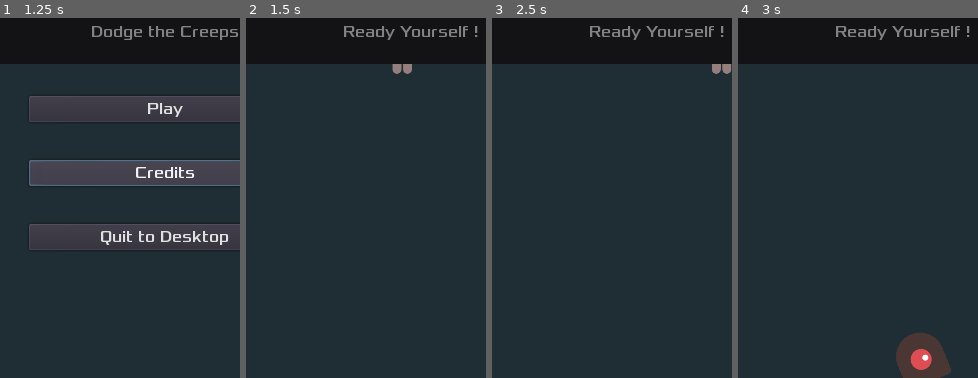
Above: before the commit, frames 1-4 (left to right).
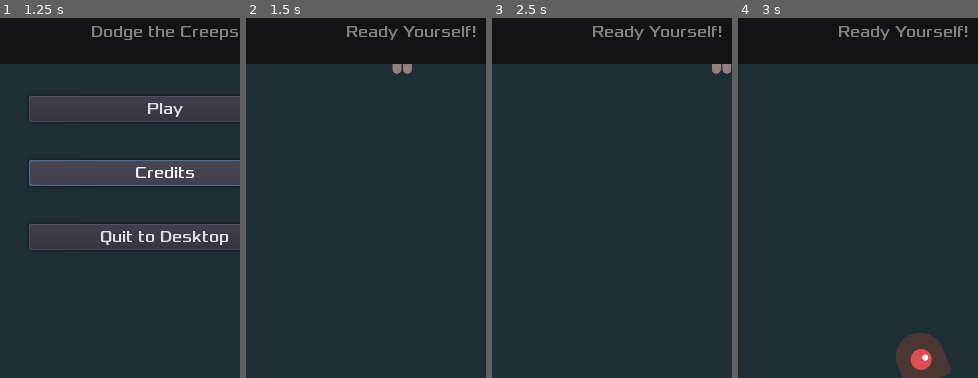
Above: after the commit, the same moments.

Repository: AlixBarreaux/dodge-the-beasties
Game: Godot game, scene res://Scenes/Main.tscn
Same seed, same stepped clock (60 frames per second), same inputs: the game is played once before the commit and once after it.
Inputs:
- Up to frame 1 (1.25 s): click "Credits" at 0.5 s
- Up to frame 2 (1.5 s): click "Play" at 1.25 s
- Up to frame 3 (2.5 s): tap Enter at 2 s; hold D (move_right) from 2.03 s (still down)
- Up to frame 4 (3 s): release D (move_right) at 2.78 s; hold S (move_down) from 2.78 s (still down)
The pictures show only the part of the screen within x 16-66%, y 48-98%; the shares and areas given below are measured in that part.

Frame 1 is identical in both runs. In frame 2, 0.9% of the frame differs, in the area x 40-97%, y 2-7%; in frame 3, 0.9%; in frame 4, 0.9%.

Commit message:
Fix translations not working (settings.gd was not autoloaded in the project settings) and replace the csv translations file with gettext implementation instead. The Translations folder has its structure modified so that it's easy to make translations packs by language.

Diff:
--- a/Scenes/GUI/CreditsButton.tscn
+++ b/Scenes/GUI/CreditsButton.tscn
@@ -18,7 +18,7 @@
 focus_neighbour_top = NodePath("../QuitToDesktopButton")
 focus_neighbour_bottom = NodePath("../QuitToDesktopButton")
 custom_fonts/font = SubResource( 1 )
-text = "CREDITS"
+text = "Credits"
 script = ExtResource( 2 )
 __meta__ = {
 "_edit_use_anchors_": false,
--- a/Scenes/GUI/HUD.tscn
+++ b/Scenes/GUI/HUD.tscn
@@ -67,7 +67,7 @@
 focus_neighbour_top = NodePath("../QuitToDesktopButton")
 focus_neighbour_bottom = NodePath("../QuitToDesktopButton")
 custom_fonts/font = SubResource( 1 )
-text = "PLAY"
+text = "Play"
 __meta__ = {
 "_edit_use_anchors_": false
 }
--- a/Scenes/GUI/QuitButton.tscn
+++ b/Scenes/GUI/QuitButton.tscn
@@ -16,7 +16,7 @@
 margin_right = 32.0
 margin_bottom = -334.0
 custom_fonts/font = SubResource( 1 )
-text = "QUIT_TO_DESKTOP"
+text = "Quit to Desktop"
 script = ExtResource( 1 )
 __meta__ = {
 "_edit_use_anchors_": false,
--- a/Scripts/hud.gd
+++ b/Scripts/hud.gd
@@ -22,7 +22,7 @@
 
 
 func show_game_over() -> void:
-	show_message("GAME_OVER_MESSAGE")
+	show_message("Game Over!")
 	yield($MessageTimer, "timeout")
 	message_label.text = "Dodge the Creeps"
 	message_label.show()
--- a/Scripts/main.gd
+++ b/Scripts/main.gd
@@ -25,7 +25,7 @@
 	$StartTimer.start()
 	$Music.play()
 
-	$HUD.show_message("GET_READY_MESSAGE")
+	$HUD.show_message("Ready Yourself!")
 
 	yield($StartTimer, "timeout")
 	$Player.set_physics_process(true)
--- a/Translations/gui_translations.csv
+++ /dev/null
@@ -1,6 +0,0 @@
-KEYS,en_US,fr_FR,es_ES
-CREDITS,Credits,Crédits,Créditos
-GAME_OVER_MESSAGE,Game Over !,Partie Terminée !,¡Fin del Juego!
-GET_READY_MESSAGE,Ready Yourself !,Préparez Vous!,¡prepárate!
-PLAY,Play,Jouer,Jugar
-QUIT_TO_DESKTOP,Quit to Desktop,Retour vers le Bureau,Salir al escritorio
--- a/project.godot
+++ b/project.godot
@@ -9,7 +9,7 @@
 config_version=4
 
 _global_script_classes=[ {
-"base": "Reference",
+"base": "Button",
 "class": "QuitButton",
 "language": "GDScript",
 "path": "res://Scripts/quit_to_desktop_button.gd"
@@ -32,6 +32,10 @@
 [audio]
 
 default_bus_layout="res://Miscellaneous/default_bus_layout.tres"
+
+[autoload]
+
+Settings="*res://Autoloads/settings.gd"
 
 [display]
 
@@ -75,7 +79,7 @@
 
 [locale]
 
-translations=PoolStringArray( "res://Translations/gui_translations.en_US.translation", "res://Translations/gui_translations.es_ES.translation", "res://Translations/gui_translations.fr_FR.translation" )
+translations=PoolStringArray( "res://Translations/GUI_Translations/fr/gui_translations_fr.po" )
 
 [physics]
 
Binary file added: Translations/en/gui_translations_en.mo
Not shown, added: Translations/en/gui_translations_en.po
Binary file added: Translations/es/gui_translations_es.mo
Not shown, added: Translations/es/gui_translations_es.po
Binary file added: Translations/fr/gui_translations_fr.mo
Not shown, added: Translations/fr/gui_translations_fr.po
Not shown, removed: Translations/gui_translations.csv.import
Binary file removed: Translations/gui_translations.en_US.translation
Binary file removed: Translations/gui_translations.es_ES.translation
Binary file removed: Translations/gui_translations.fr_FR.translation
Not shown, changed: export_presets.cfg
